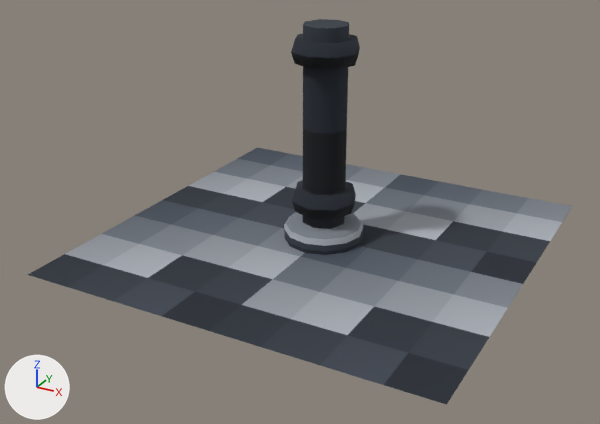
Two versions of the glTF model static-legacy/assets/3d/models/hub_platform.glb, one commit apart.
Rendered twice from a 50 mm camera at (6.82, -13.38, 7.13) aimed at (-0.14, -0.73, 0.81). The lights are fixed; the arrows at lower left show +X, +Y and +Z. The older version comes first.

Names of what the first picture shows: 'template-floor-big'.
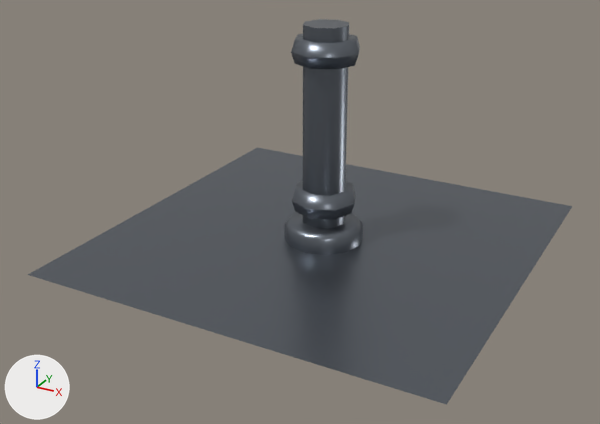
What changed in the scene script:
```text
Change mat_colormap:
    where n0 = _N.new('ShaderNodeBsdfPrincipled'); n0.name = 'Principled BSDF'
    add n0.inputs[0].default_value = (0.165, 0.184, 0.212, 1.0)  # 'Base Color', grey #71777f
    add n0.inputs[1].default_value = 0.85  # 'Metallic'
    n0.inputs[2].default_value: 1.0 -> 0.32  # 'Roughness'
    remove n2 = _N.new('ShaderNodeTexImage'); n2.name = 'Image Texture'
    remove n2.image = img_colormap
    remove n3 = _N.new('ShaderNodeMapping'); n3.name = 'Mapping'
    remove n4 = _N.new('ShaderNodeUVMap'); n4.name = 'UV Map'
    remove n4.uv_map = 'UVMap'
    remove _L.new(n2.outputs[0], n0.inputs[0])  # 'Color' to 'Base Color'
    remove _L.new(n3.outputs[0], n2.inputs[0])  # 'Vector' to 'Vector'
    remove _L.new(n4.outputs[0], n3.inputs[0])  # 'UV' to 'Vector'
```

Changed parts and their boxes (x1, y1, x2, y2) in the pictures (600 x 424 px):
'template-floor-big', surface changed
    both: (28, 19, 572, 405)
